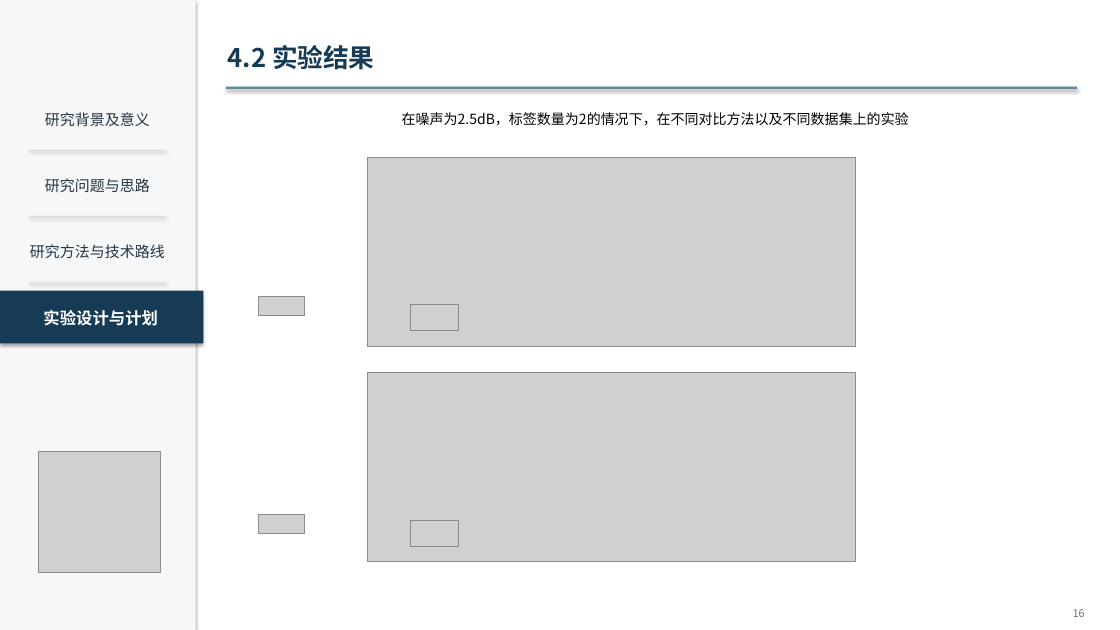
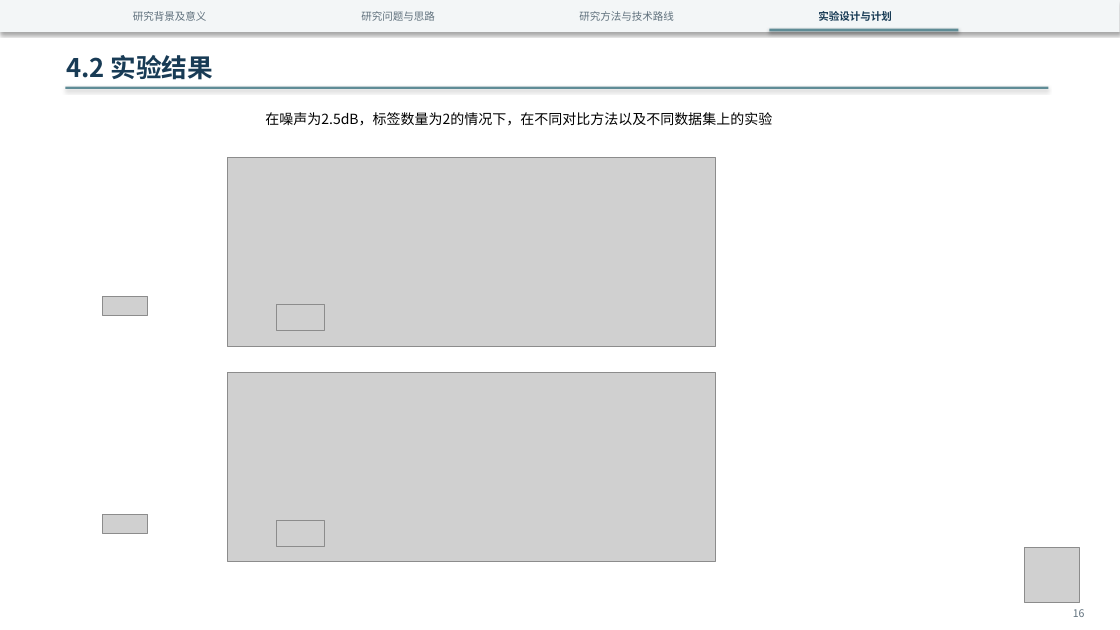
Before and after one commit to wangyi-ui/BONE, a slide deck: slide 16 of presentations/proposal_academic_redesign.pptx. Drawn at 1120x630 pixels with LibreOffice and Linux fonts; fonts in the diff are those of the drawing; grey boxes stand for pictures. Boxes give left, top, right and bottom in pixels: in the first picture for what was removed or moved away, otherwise in the second. Text is boxed around its words. In the diff, an @@ line names an element or a change of style, - is before the commit and + after.

Commit message:
Rework proposal deck layout and add PDF preview

```diff
--- a/presentations/proposal_academic_redesign.pptx
+++ b/presentations/proposal_academic_redesign.pptx
@@ rectangle removed at bbox=[0, 0, 196, 630] @@
@@ rectangle added at bbox=[0, 0, 1120, 32], fill #F3F6F7 @@
@@ text "研究背景及意义": place and size @@
-text "研究背景及意义" at bbox=[45, 112, 150, 127]
+text "研究背景及意义" at bbox=[133, 11, 207, 21]
@@ text "研究问题与思路": place and size @@
-text "研究问题与思路" at bbox=[45, 178, 150, 192]
+text "研究问题与思路" at bbox=[361, 11, 435, 21]
@@ size 12.8 to 9 pt, text colour #253646 to #60717D in 3 elements at bbox=[133, 11, 207, 21], bbox=[361, 11, 435, 21], bbox=[579, 11, 674, 21] @@
@@ text "研究方法与技术路线": place and size @@
-text "研究方法与技术路线" at bbox=[30, 244, 165, 258]
+text "研究方法与技术路线" at bbox=[579, 11, 674, 21]
@@ text "实验设计与计划": place and size @@
-text "实验设计与计划" at bbox=[43, 310, 157, 326]
+text "实验设计与计划" at bbox=[818, 11, 892, 21]
@@ text "实验设计与计划" at bbox=[818, 11, 892, 21]: size 14 to 9 pt, text colour #FFFFFF to #183B55 @@
@@ rectangle: place and size @@
-rectangle at bbox=[0, 291, 203, 344]
+rectangle at bbox=[770, 29, 959, 32]
@@ rectangle at bbox=[770, 29, 959, 32]: fill #183B55 to #5F8C96 @@
@@ text "4.2 实验结果": place and size @@
-text "4.2 实验结果" at bbox=[228, 45, 375, 70]
+text "4.2 实验结果" at bbox=[66, 55, 214, 80]
@@ rectangle: place and size @@
-rectangle at bbox=[226, 87, 1077, 89]
+rectangle at bbox=[66, 87, 1049, 89]
@@ text "在噪声为2.5dB，标签数量为2的情况下，在不同对比方法以及不同数据集上的实验": place and size @@
-text "在噪声为2.5dB，标签数量为2的情况下，在不同对比方法以及不同数据集上的实验" at bbox=[402, 112, 909, 125]
+text "在噪声为2.5dB，标签数量为2的情况下，在不同对比方法以及不同数据集上的实验" at bbox=[265, 112, 772, 126]
@@ line removed from (29, 150) to (166, 150) @@
@@ picture: place and size @@
-picture at bbox=[368, 158, 856, 346]
+picture at bbox=[228, 158, 716, 346]
@@ line removed from (29, 217) to (166, 217) @@
@@ line removed from (29, 283) to (166, 283) @@
@@ picture: place and size @@
-picture at bbox=[259, 296, 304, 315]
+picture at bbox=[103, 296, 148, 315]
@@ picture: place and size @@
-picture at bbox=[410, 304, 458, 330]
+picture at bbox=[276, 304, 324, 330]
@@ picture: place and size @@
-picture at bbox=[368, 373, 856, 561]
+picture at bbox=[228, 373, 716, 561]
@@ picture: place and size @@
-picture at bbox=[259, 514, 304, 534]
+picture at bbox=[103, 514, 148, 534]
@@ picture: place and size @@
-picture at bbox=[410, 520, 458, 546]
+picture at bbox=[276, 520, 324, 546]
@@ picture: place and size @@
-picture at bbox=[39, 452, 160, 573]
+picture at bbox=[1025, 548, 1080, 602]
```
Also in this commit, not shown: 18 other slides changed, 1 other file.
